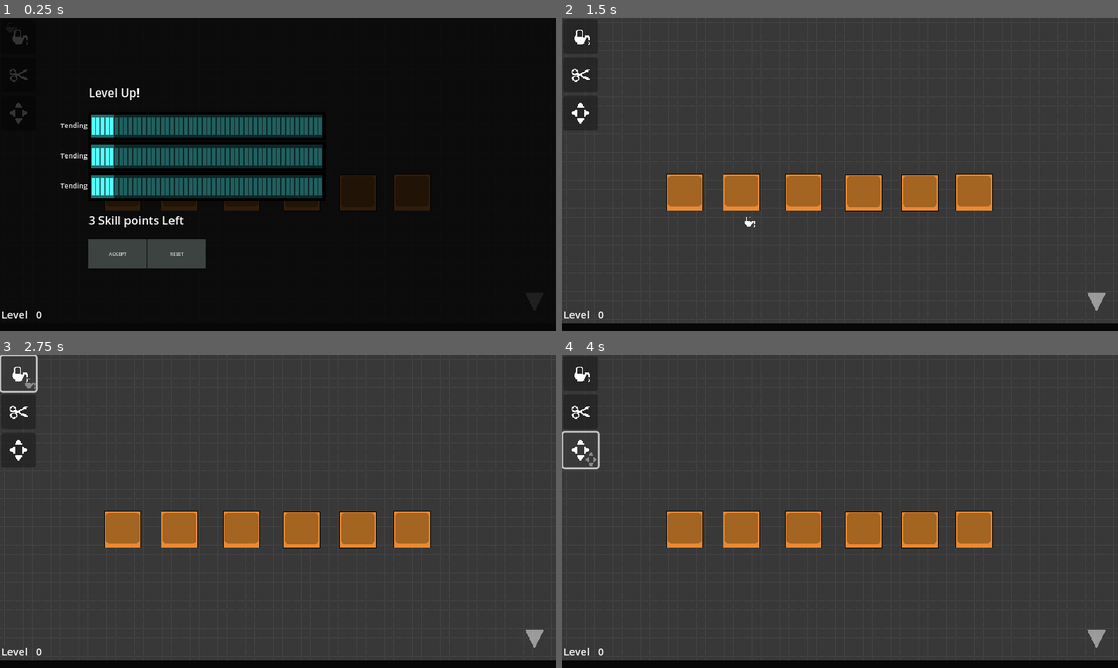
Above: before the commit, frames 1-4 (two rows, left to right).
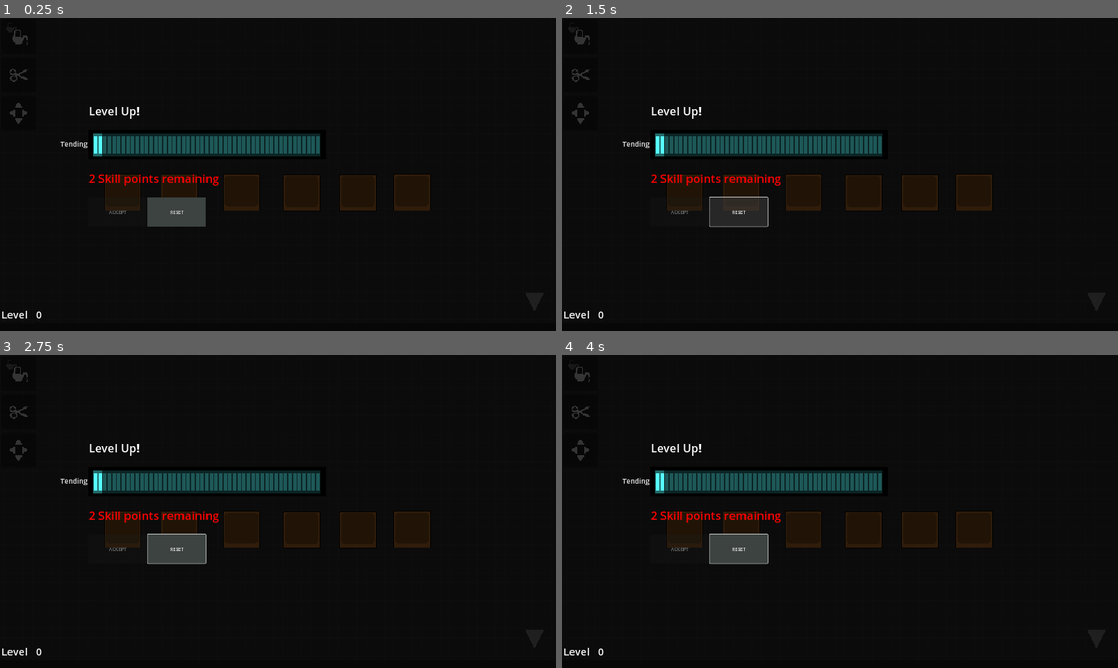
Above: after the commit, the same moments.

Repository: mathew-tran/flower-garden
Game: Godot game, scene res://Scenes/Main.tscn
Same seed, same stepped clock (60 frames per second), same inputs: the game is played once before the commit and once after it. This scene is started directly instead of the project's main scene.
Inputs (mouse positions are in pixels of both pictures, inside the frame that each line leads up to):
- Up to frame 1 (0.25 s): no input
- Up to frame 2 (1.5 s): click "Tending" at 0.5 s; click (739, 212) at 1.25 s, where only the run after the commit has a clickable "RESET"
- Up to frame 3 (2.75 s): click (16, 373) at 2.02 s
- Up to frame 4 (4 s): click (578, 411) at 2.77 s; click (578, 448) at 3.52 s

The runs differ from the first frame. In frame 1, 13% of the frame differs, in the area x 10-58%, y 22-80%; in frame 2, 97%, in the area x 0-100%, y 0-98%; in frame 3, 97%; in frame 4, 96%.

Commit message:
have new level up ui functional, but back end not hooked up

Diff:
--- a/Prefabs/UI/Levelup.tscn
+++ b/Prefabs/UI/Levelup.tscn
@@ -1,8 +1,7 @@
-[gd_scene load_steps=6 format=3 uid="uid://cgotjfvuatutq"]
+[gd_scene load_steps=5 format=3 uid="uid://cgotjfvuatutq"]
 
 [ext_resource type="Script" path="res://Scripts/UI/LevelupUI.gd" id="1_i6kwi"]
 [ext_resource type="PackedScene" uid="uid://b5agcinq6oeut" path="res://Prefabs/UI/PowerupButton.tscn" id="1_tfmkf"]
-[ext_resource type="Resource" uid="uid://du77gpch5rvvf" path="res://Resources/Powerups/POW_TendEXPBonus.tres" id="3_5f2kr"]
 
 [sub_resource type="StyleBoxFlat" id="StyleBoxFlat_uokhy"]
 bg_color = Color(0, 0, 0, 0.796078)
@@ -59,17 +58,8 @@
 
 [node name="Button" parent="Panel/VBoxContainer/HBoxContainer" instance=ExtResource("1_tfmkf")]
 layout_mode = 2
-PowerupContent = ExtResource("3_5f2kr")
 
-[node name="Button2" parent="Panel/VBoxContainer/HBoxContainer" instance=ExtResource("1_tfmkf")]
-layout_mode = 2
-PowerupContent = ExtResource("3_5f2kr")
-
-[node name="Button3" parent="Panel/VBoxContainer/HBoxContainer" instance=ExtResource("1_tfmkf")]
-layout_mode = 2
-PowerupContent = ExtResource("3_5f2kr")
-
-[node name="Label2" type="Label" parent="Panel/VBoxContainer"]
+[node name="SkillPointsRemaining" type="Label" parent="Panel/VBoxContainer"]
 custom_minimum_size = Vector2(300, 80)
 layout_mode = 2
 size_flags_horizontal = 0
@@ -80,16 +70,18 @@
 [node name="HBoxContainer2" type="HBoxContainer" parent="Panel/VBoxContainer"]
 layout_mode = 2
 
-[node name="Button" type="Button" parent="Panel/VBoxContainer/HBoxContainer2"]
+[node name="AcceptButton" type="Button" parent="Panel/VBoxContainer/HBoxContainer2"]
 custom_minimum_size = Vector2(200, 100)
 layout_mode = 2
 theme_override_styles/normal = SubResource("StyleBoxFlat_01kt8")
 text = "ACCEPT"
 
-[node name="Button2" type="Button" parent="Panel/VBoxContainer/HBoxContainer2"]
+[node name="RejectButton" type="Button" parent="Panel/VBoxContainer/HBoxContainer2"]
 custom_minimum_size = Vector2(200, 100)
 layout_mode = 2
 theme_override_styles/normal = SubResource("StyleBoxFlat_01kt8")
 text = "RESET"
 
 [connection signal="visibility_changed" from="." to="." method="_on_visibility_changed"]
+[connection signal="button_up" from="Panel/VBoxContainer/HBoxContainer2/AcceptButton" to="." method="_on_accept_button_button_up"]
+[connection signal="button_up" from="Panel/VBoxContainer/HBoxContainer2/RejectButton" to="." method="_on_reject_button_button_up"]
--- a/Prefabs/UI/PowerupButton.tscn
+++ b/Prefabs/UI/PowerupButton.tscn
@@ -17,6 +17,9 @@
 theme_override_styles/normal = SubResource("StyleBoxFlat_uycui")
 theme_override_styles/hover = SubResource("StyleBoxFlat_ug1vf")
 script = ExtResource("1_sxm68")
+OwnedColor = Color(1, 1, 1, 1)
+AllocatedColor = Color(0.701961, 0.701961, 0.701961, 1)
+UnOwnedColor = Color(0.345098, 0.345098, 0.345098, 1)
 
 [node name="HBoxContainer" type="HBoxContainer" parent="."]
 modulate = Color(0.337255, 1, 1, 1)
@@ -30,247 +33,247 @@
 alignment = 1
 
 [node name="Sprite2D" type="TextureRect" parent="HBoxContainer"]
+modulate = Color(0.560784, 0.560784, 0.560784, 1)
 layout_mode = 2
 texture = ExtResource("2_r1kup")
 
 [node name="Sprite2D2" type="TextureRect" parent="HBoxContainer"]
+modulate = Color(0.560784, 0.560784, 0.560784, 1)
 layout_mode = 2
 texture = ExtResource("2_r1kup")
 
 [node name="Sprite2D3" type="TextureRect" parent="HBoxContainer"]
+modulate = Color(0.560784, 0.560784, 0.560784, 1)
 layout_mode = 2
 texture = ExtResource("2_r1kup")
 
 [node name="Sprite2D4" type="TextureRect" parent="HBoxContainer"]
+modulate = Color(0.560784, 0.560784, 0.560784, 1)
 layout_mode = 2
 texture = ExtResource("2_r1kup")
 
 [node name="Sprite2D5" type="TextureRect" parent="HBoxContainer"]
+modulate = Color(0.560784, 0.560784, 0.560784, 1)
 layout_mode = 2
 texture = ExtResource("2_r1kup")
 
 [node name="Sprite2D6" type="TextureRect" parent="HBoxContainer"]
-modulate = Color(1, 1, 1, 0.372549)
+modulate = Color(0.560784, 0.560784, 0.560784, 1)
 layout_mode = 2
 texture = ExtResource("2_r1kup")
 
 [node name="Sprite2D7" type="TextureRect" parent="HBoxContainer"]
-modulate = Color(1, 1, 1, 0.372549)
+modulate = Color(0.560784, 0.560784, 0.560784, 1)
 layout_mode = 2
 texture = ExtResource("2_r1kup")
 
 [node name="Sprite2D8" type="TextureRect" parent="HBoxContainer"]
-modulate = Color(1, 1, 1, 0.372549)
+modulate = Color(0.560784, 0.560784, 0.560784, 1)
 layout_mode = 2
 texture = ExtResource("2_r1kup")
 
 [node name="Sprite2D9" type="TextureRect" parent="HBoxContainer"]
-modulate = Color(1, 1, 1, 0.372549)
+modulate = Color(0.560784, 0.560784, 0.560784, 1)
 layout_mode = 2
 texture = ExtResource("2_r1kup")
 
 [node name="Sprite2D10" type="TextureRect" parent="HBoxContainer"]
-modulate = Color(1, 1, 1, 0.372549)
+modulate = Color(0.560784, 0.560784, 0.560784, 1)
 layout_mode = 2
 texture = ExtResource("2_r1kup")
 
 [node name="Sprite2D11" type="TextureRect" parent="HBoxContainer"]
-modulate = Color(1, 1, 1, 0.372549)
+modulate = Color(0.560784, 0.560784, 0.560784, 1)
 layout_mode = 2
 texture = ExtResource("2_r1kup")
 
 [node name="Sprite2D12" type="TextureRect" parent="HBoxContainer"]
-modulate = Color(1, 1, 1, 0.372549)
+modulate = Color(0.560784, 0.560784, 0.560784, 1)
 layout_mode = 2
 texture = ExtResource("2_r1kup")
 
 [node name="Sprite2D13" type="TextureRect" parent="HBoxContainer"]
-modulate = Color(1, 1, 1, 0.372549)
+modulate = Color(0.560784, 0.560784, 0.560784, 1)
 layout_mode = 2
 texture = ExtResource("2_r1kup")
 
 [node name="Sprite2D14" type="TextureRect" parent="HBoxContainer"]
-modulate = Color(1, 1, 1, 0.372549)
+modulate = Color(0.560784, 0.560784, 0.560784, 1)
 layout_mode = 2
 texture = ExtResource("2_r1kup")
 
 [node name="Sprite2D15" type="TextureRect" parent="HBoxContainer"]
-modulate = Color(1, 1, 1, 0.372549)
+modulate = Color(0.560784, 0.560784, 0.560784, 1)
 layout_mode = 2
 texture = ExtResource("2_r1kup")
 
 [node name="Sprite2D16" type="TextureRect" parent="HBoxContainer"]
-modulate = Color(1, 1, 1, 0.372549)
+modulate = Color(0.560784, 0.560784, 0.560784, 1)
 layout_mode = 2
 texture = ExtResource("2_r1kup")
 
 [node name="Sprite2D17" type="TextureRect" parent="HBoxContainer"]
-modulate = Color(1, 1, 1, 0.372549)
+modulate = Color(0.560784, 0.560784, 0.560784, 1)
 layout_mode = 2
 texture = ExtResource("2_r1kup")
 
 [node name="Sprite2D18" type="TextureRect" parent="HBoxContainer"]
-modulate = Color(1, 1, 1, 0.372549)
+modulate = Color(0.560784, 0.560784, 0.560784, 1)
 layout_mode = 2
 texture = ExtResource("2_r1kup")
 
 [node name="Sprite2D19" type="TextureRect" parent="HBoxContainer"]
-modulate = Color(1, 1, 1, 0.372549)
+modulate = Color(0.560784, 0.560784, 0.560784, 1)
 layout_mode = 2
 texture = ExtResource("2_r1kup")
 
 [node name="Sprite2D20" type="TextureRect" parent="HBoxContainer"]
-modulate = Color(1, 1, 1, 0.372549)
+modulate = Color(0.560784, 0.560784, 0.560784, 1)
 layout_mode = 2
 texture = ExtResource("2_r1kup")
 
 [node name="Sprite2D21" type="TextureRect" parent="HBoxContainer"]
-modulate = Color(1, 1, 1, 0.372549)
+modulate = Color(0.560784, 0.560784, 0.560784, 1)
 layout_mode = 2
 texture = ExtResource("2_r1kup")
 
 [node name="Sprite2D22" type="TextureRect" parent="HBoxContainer"]
-modulate = Color(1, 1, 1, 0.372549)
+modulate = Color(0.560784, 0.560784, 0.560784, 1)
 layout_mode = 2
 texture = ExtResource("2_r1kup")
 
 [node name="Sprite2D23" type="TextureRect" parent="HBoxContainer"]
-modulate = Color(1, 1, 1, 0.372549)
+modulate = Color(0.560784, 0.560784, 0.560784, 1)
 layout_mode = 2
 texture = ExtResource("2_r1kup")
 
 [node name="Sprite2D24" type="TextureRect" parent="HBoxContainer"]
-modulate = Color(1, 1, 1, 0.372549)
+modulate = Color(0.560784, 0.560784, 0.560784, 1)
 layout_mode = 2
 texture = ExtResource("2_r1kup")
 
 [node name="Sprite2D25" type="TextureRect" parent="HBoxContainer"]
-modulate = Color(1, 1, 1, 0.372549)
+modulate = Color(0.560784, 0.560784, 0.560784, 1)
 layout_mode = 2
 texture = ExtResource("2_r1kup")
 
 [node name="Sprite2D26" type="TextureRect" parent="HBoxContainer"]
-modulate = Color(1, 1, 1, 0.372549)
+modulate = Color(0.560784, 0.560784, 0.560784, 1)
 layout_mode = 2
 texture = ExtResource("2_r1kup")
 
 [node name="Sprite2D27" type="TextureRect" parent="HBoxContainer"]
-modulate = Color(1, 1, 1, 0.372549)
+modulate = Color(0.560784, 0.560784, 0.560784, 1)
 layout_mode = 2
 texture = ExtResource("2_r1kup")
 
 [node name="Sprite2D28" type="TextureRect" parent="HBoxContainer"]
-modulate = Color(1, 1, 1, 0.372549)
+modulate = Color(0.560784, 0.560784, 0.560784, 1)
 layout_mode = 2
 texture = ExtResource("2_r1kup")
 
 [node name="Sprite2D29" type="TextureRect" parent="HBoxContainer"]
-modulate = Color(1, 1, 1, 0.372549)
+modulate = Color(0.560784, 0.560784, 0.560784, 1)
 layout_mode = 2
 texture = ExtResource("2_r1kup")
 
 [node name="Sprite2D30" type="TextureRect" parent="HBoxContainer"]
-modulate = Color(1, 1, 1, 0.372549)
+modulate = Color(0.560784, 0.560784, 0.560784, 1)
 layout_mode = 2
 texture = ExtResource("2_r1kup")
 
 [node name="Sprite2D31" type="TextureRect" parent="HBoxContainer"]
-modulate = Color(1, 1, 1, 0.372549)
+modulate = Color(0.560784, 0.560784, 0.560784, 1)
 layout_mode = 2
 texture = ExtResource("2_r1kup")
 
 [node name="Sprite2D32" type="TextureRect" parent="HBoxContainer"]
-modulate = Color(1, 1, 1, 0.372549)
+modulate = Color(0.560784, 0.560784, 0.560784, 1)
 layout_mode = 2
 texture = ExtResource("2_r1kup")
 
 [node name="Sprite2D33" type="TextureRect" parent="HBoxContainer"]
-modulate = Color(1, 1, 1, 0.372549)
+modulate = Color(0.560784, 0.560784, 0.560784, 1)
 layout_mode = 2
 texture = ExtResource("2_r1kup")
 
 [node name="Sprite2D34" type="TextureRect" parent="HBoxContainer"]
-modulate = Color(1, 1, 1, 0.372549)
+modulate = Color(0.560784, 0.560784, 0.560784, 1)
 layout_mode = 2
 texture = ExtResource("2_r1kup")
 
 [node name="Sprite2D35" type="TextureRect" parent="HBoxContainer"]
-modulate = Color(1, 1, 1, 0.372549)
+modulate = Color(0.560784, 0.560784, 0.560784, 1)
 layout_mode = 2
 texture = ExtResource("2_r1kup")
 
 [node name="Sprite2D36" type="TextureRect" parent="HBoxContainer"]
-modulate = Color(1, 1, 1, 0.372549)
+modulate = Color(0.560784, 0.560784, 0.560784, 1)
 layout_mode = 2
 texture = ExtResource("2_r1kup")
 
 [node name="Sprite2D37" type="TextureRect" parent="HBoxContainer"]
-modulate = Color(1, 1, 1, 0.372549)
+modulate = Color(0.560784, 0.560784, 0.560784, 1)
 layout_mode = 2
 texture = ExtResource("2_r1kup")
 
 [node name="Sprite2D38" type="TextureRect" parent="HBoxContainer"]
-modulate = Color(1, 1, 1, 0.372549)
+modulate = Color(0.560784, 0.560784, 0.560784, 1)
 layout_mode = 2
 texture = ExtResource("2_r1kup")
 
 [node name="Sprite2D39" type="TextureRect" parent="HBoxContainer"]
-modulate = Color(1, 1, 1, 0.372549)
+modulate = Color(0.560784, 0.560784, 0.560784, 1)
 layout_mode = 2
 texture = ExtResource("2_r1kup")
 
 [node name="Sprite2D40" type="TextureRect" parent="HBoxContainer"]
-modulate = Color(1, 1, 1, 0.372549)
+modulate = Color(0.560784, 0.560784, 0.560784, 1)
 layout_mode = 2
 texture = ExtResource("2_r1kup")
 
 [node name="Sprite2D41" type="TextureRect" parent="HBoxContainer"]
-modulate = Color(1, 1, 1, 0.372549)
+modulate = Color(0.560784, 0.560784, 0.560784, 1)
 layout_mode = 2
 texture = ExtResource("2_r1kup")
 
 [node name="Sprite2D42" type="TextureRect" parent="HBoxContainer"]
-modulate = Color(1, 1, 1, 0.372549)
+modulate = Color(0.560784, 0.560784, 0.560784, 1)
 layout_mode = 2
 texture = ExtResource("2_r1kup")
 
 [node name="Sprite2D43" type="TextureRect" parent="HBoxContainer"]
-modulate = Color(1, 1, 1, 0.372549)
+modulate = Color(0.560784, 0.560784, 0.560784, 1)
 layout_mode = 2
 texture = ExtResource("2_r1kup")
 
 [node name="Sprite2D44" type="TextureRect" parent="HBoxContainer"]
-modulate = Color(1, 1, 1, 0.372549)
+modulate = Color(0.560784, 0.560784, 0.560784, 1)
 layout_mode = 2
 texture = ExtResource("2_r1kup")
 
 [node name="Sprite2D45" type="TextureRect" parent="HBoxContainer"]
-modulate = Color(1, 1, 1, 0.372549)
+modulate = Color(0.560784, 0.560784, 0.560784, 1)
 layout_mode = 2
 texture = ExtResource("2_r1kup")
 
 [node name="Sprite2D46" type="TextureRect" parent="HBoxContainer"]
-modulate = Color(1, 1, 1, 0.372549)
+modulate = Color(0.560784, 0.560784, 0.560784, 1)
 layout_mode = 2
 texture = ExtResource("2_r1kup")
 
 [node name="Sprite2D47" type="TextureRect" parent="HBoxContainer"]
-modulate = Color(1, 1, 1, 0.372549)
+modulate = Color(0.560784, 0.560784, 0.560784, 1)
 layout_mode = 2
 texture = ExtResource("2_r1kup")
 
 [node name="Sprite2D48" type="TextureRect" parent="HBoxContainer"]
-modulate = Color(1, 1, 1, 0.372549)
+modulate = Color(0.560784, 0.560784, 0.560784, 1)
 layout_mode = 2
 texture = ExtResource("2_r1kup")
 
 [node name="Sprite2D49" type="TextureRect" parent="HBoxContainer"]
-modulate = Color(1, 1, 1, 0.372549)
-layout_mode = 2
-texture = ExtResource("2_r1kup")
-
-[node name="Sprite2D50" type="TextureRect" parent="HBoxContainer"]
-modulate = Color(1, 1, 1, 0.372549)
+modulate = Color(0.560784, 0.560784, 0.560784, 1)
 layout_mode = 2
 texture = ExtResource("2_r1kup")
 
--- a/Scripts/Autoload/PlayerProgression.gd
+++ b/Scripts/Autoload/PlayerProgression.gd
@@ -13,6 +13,14 @@
 var TempProgress = {}
 
 var EXPCacheReleaseTimer
+
+var SkillPoints = 2
+var AllocatedSkillPoints = 2
+
+signal SkillsReset
+signal SkillsCompleteTransaction
+signal SkillsLockin(bCanLockin)
+signal SkillPointAllocated
 
 func _ready():
 	EXPCacheReleaseTimer = Timer.new()
@@ -43,8 +51,32 @@
 		EXP -= MaxEXP
 		emit_signal("EXPUpdate")
 		MaxEXP *= 1.1
+		AddSkillPoints(2)
 		emit_signal("LevelUpdate")
 	emit_signal("EXPUpdate")
+
+func AddSkillPoints(amount):
+	SkillPoints = amount
+	AllocatedSkillPoints = amount
+	emit_signal("SkillPointAllocated")
+
+func UseAllocatedSkillPoint():
+	AllocatedSkillPoints -= 1
+	emit_signal("SkillPointAllocated")
+
+func ResetAllocatedSkillPoints():
+	AllocatedSkillPoints = SkillPoints
+	emit_signal("SkillsReset")
+	emit_signal("SkillPointAllocated")
+
+func CanAffordSkill():
+	return AllocatedSkillPoints > 0
+
+func CompleteSkillTransaction():
+	AllocatedSkillPoints = 0
+	SkillPoints = 0
+	emit_signal("SkillsCompleteTransaction")
+	emit_signal("SkillPointAllocated")
 
 func AddTempPower(property,value):
 	if TempProgress.has(property):
--- a/Scripts/UI/LevelupUI.gd
+++ b/Scripts/UI/LevelupUI.gd
@@ -3,6 +3,7 @@
 func _ready():
 	PlayerProgression.connect("PowerUpSelected", Callable(self, "OnPowerUpSelected"))
 	PlayerProgression.connect("LevelUpdate", Callable(self, "OnLevelUp"))
+	PlayerProgression.connect("SkillPointAllocated", Callable(self, "OnSkillPointAllocated"))
 
 func OnLevelUp():
 	EnableButtons(false)
@@ -13,11 +14,34 @@
 
 func OnPowerUpSelected():
 	visible = false
+	$Panel/VBoxContainer/HBoxContainer2.visible = true
 
 
 func _on_visibility_changed():
 	get_tree().paused = visible
+	OnSkillPointAllocated()
 
 func EnableButtons(bEnable):
 	for button in $Panel/VBoxContainer/HBoxContainer.get_children():
 		button.disabled = !bEnable
+
+func OnSkillPointAllocated():
+	var points = PlayerProgression.AllocatedSkillPoints
+	$Panel/VBoxContainer/SkillPointsRemaining.text = str(points) + " Skill points remaining"
+	if points > 0:
+		$Panel/VBoxContainer/SkillPointsRemaining.modulate = Color.RED
+		$Panel/VBoxContainer/HBoxContainer2/AcceptButton.disabled = true
+	else:
+		$Panel/VBoxContainer/SkillPointsRemaining.modulate = Color.WHITE
+		$Panel/VBoxContainer/HBoxContainer2/AcceptButton.disabled = false
+
+
+func _on_accept_button_button_up():
+	$Panel/VBoxContainer/HBoxContainer2.visible = false
+	PlayerProgression.CompleteSkillTransaction()
+	await get_tree().create_timer(1).timeout
+	PlayerProgression.BroadcastPowerUpSelected()
+
+
+func _on_reject_button_button_up():
+	PlayerProgression.ResetAllocatedSkillPoints()
--- a/Scripts/UI/PowerupButton.gd
+++ b/Scripts/UI/PowerupButton.gd
@@ -1,16 +1,54 @@
 extends Button
 
-@export var PowerupContent : LevelPowerUpResource
+var Level = 2
+var LevelToGoTo = 0
+
+@export var OwnedColor : Color
+@export var AllocatedColor : Color
+@export var UnOwnedColor : Color
 
 func _ready():
-	return
-	if is_instance_valid(PowerupContent):
-		$VBoxContainer/Label.text = PowerupContent.GetDescription()
+	UpdateTicks()
+	LevelToGoTo = Level
+	PlayerProgression.connect("SkillsReset", Callable(self, "OnSkillsReset"))
+	PlayerProgression.connect("SkillsCompleteTransaction", Callable(self, "OnSkillsCompleteTransaction"))
+
+func OnSkillsReset():
+	ResetData()
+
+func OnSkillsCompleteTransaction():
+	SetData()
 
 func GivePowerup():
-	if is_instance_valid(PowerupContent):
-		PowerupContent.ConsumePower()
 	PlayerProgression.BroadcastPowerUpSelected()
 
+func SetData():
+	if Level != LevelToGoTo:
+		Level = LevelToGoTo
+		UpdateTicks()
+
+func ResetData():
+	LevelToGoTo = Level
+	UpdateTicks()
+
+func Increment():
+	LevelToGoTo += 1
+	UpdateTicks()
+
+
 func _on_button_down():
-	GivePowerup()
+	if PlayerProgression.CanAffordSkill():
+		Increment()
+		PlayerProgression.UseAllocatedSkillPoint()
+
+func CanIncrement():
+	return LevelToGoTo < len($HBoxContainer.get_children())
+
+func UpdateTicks():
+	for index in range(0, len($HBoxContainer.get_children())):
+		if index < Level:
+			$HBoxContainer.get_child(index).modulate = OwnedColor
+		elif index < LevelToGoTo:
+			$HBoxContainer.get_child(index).modulate = AllocatedColor
+		else:
+			$HBoxContainer.get_child(index).modulate = UnOwnedColor
